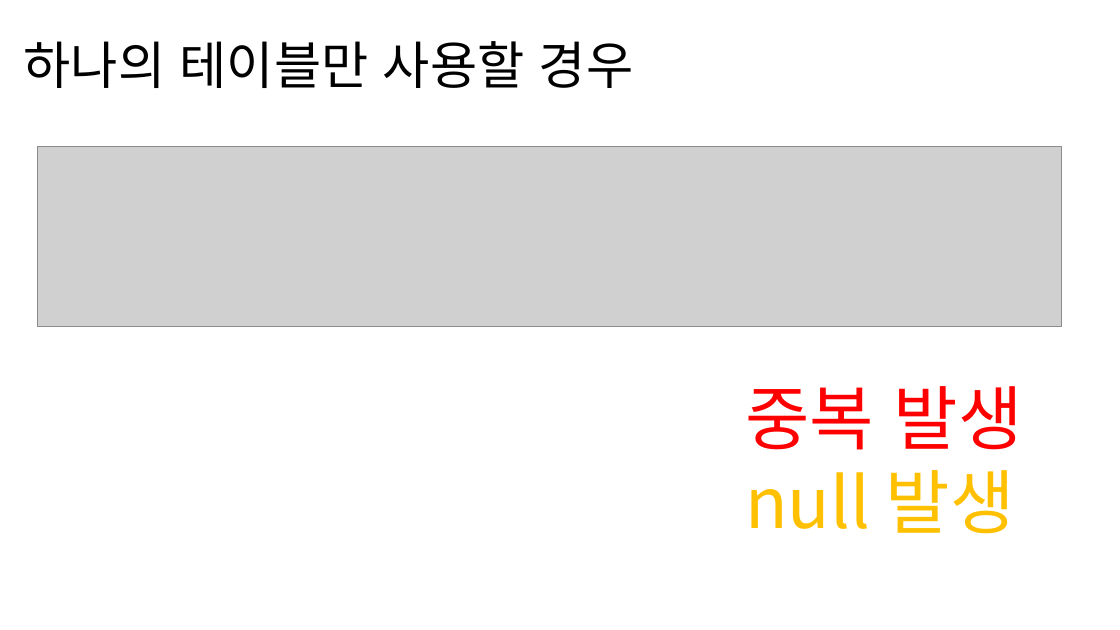
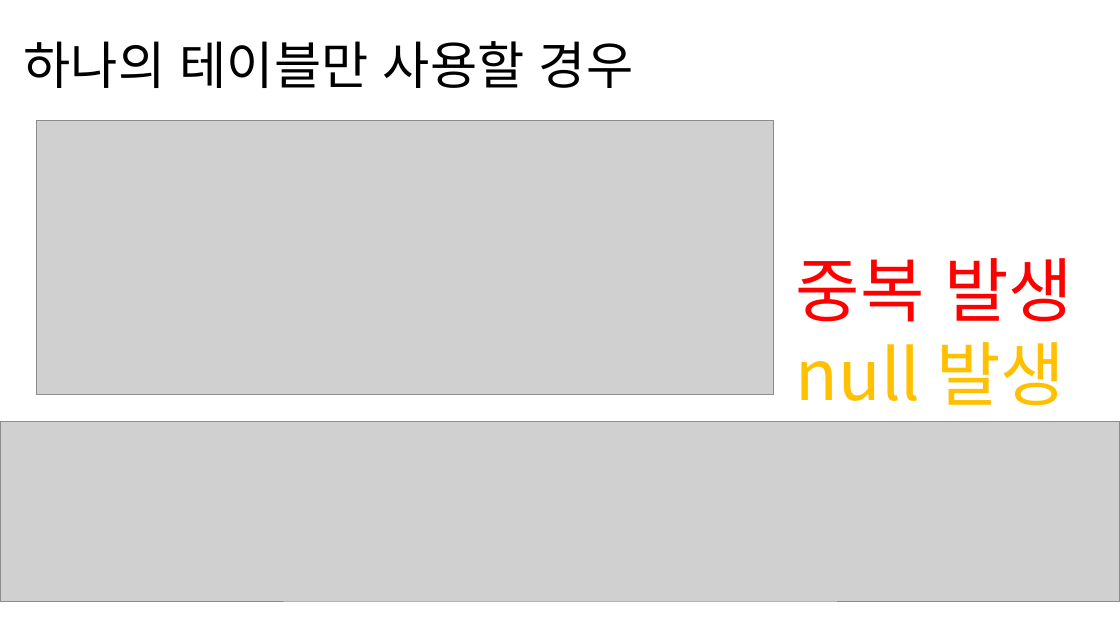
Before and after one commit to GNUCSAssistants/ver.2021_No_Base_ModernWeb, a slide deck: slide 2 of PPT/5. PostgreSQL/RDB.pptx. Drawn at 1120x630 pixels with LibreOffice and Linux fonts; fonts in the diff are those of the drawing; grey boxes stand for pictures. Boxes give left, top, right and bottom in pixels: in the first picture for what was removed or moved away, otherwise in the second. Text is boxed around its words. In the diff, an @@ line names an element or a change of style, - is before the commit and + after.

```diff
--- a/PPT/5. PostgreSQL/RDB.pptx
+++ b/PPT/5. PostgreSQL/RDB.pptx
@@ picture resized from (x1=38, y1=147, x2=1062, y2=328) to (x1=37, y1=121, x2=774, y2=395) @@
@@ text "중복 발생" moved from (x1=745, y1=386, x2=1023, y2=534) to (x1=796, y1=258, x2=1073, y2=406) @@
@@ picture added at (x1=1, y1=422, x2=1120, y2=602) @@
```
Also in this commit, not shown: 1 other slide changed, 1 other file.
